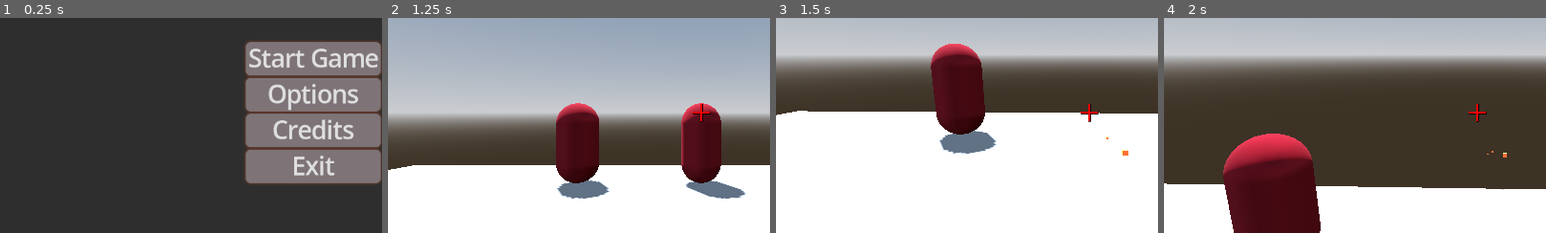
Above: before the commit, frames 1-4 (left to right).
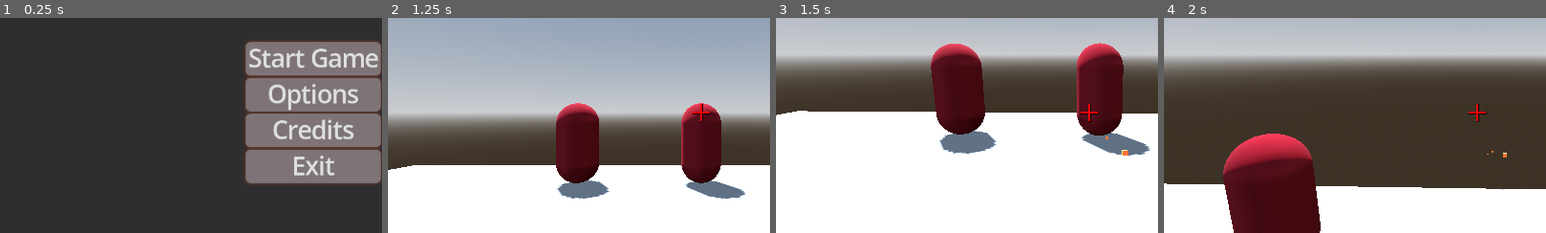
Above: after the commit, the same moments.

Repository: Redii9/Projekt_Gra_FPS
Game: Godot game, scene res://Scenes/menu.tscn
Same seed, same stepped clock (60 frames per second), same inputs: the game is played once before the commit and once after it.
Inputs (mouse positions are % of the whole screen's width and height, from its top left):
- Up to frame 1 (0.25 s): no input
- Up to frame 2 (1.25 s): click "Start Game" at 0.5 s
- Up to frame 3 (1.5 s): tap Enter at 1.25 s; move the mouse to (49, 52) at 1.27 s; press the mouse at (49, 52) at 1.28 s; hold W (forward) from 1.28 s (still down)
- Up to frame 4 (2 s): keep holding W (forward); tap Space (jump) at 1.52 s
The pictures show only the part of the screen within x 9-59%, y 28-78%; the shares and areas given below are measured in that part.

Frames 1-2 are identical in both runs. In frame 3, 5.7% of the frame differs, in the area x 78-98%, y 11-65%; in frame 4, nothing differs.

Commit message:
Zmieniono raycast na pociski
- Zmieniono aby kolizja z wrogiem była na pociskach

Diff:
--- a/Scenes/bullet.tscn
+++ b/Scenes/bullet.tscn
@@ -11,7 +11,7 @@
 emission = Color(0.978937, 0.0152184, 3.85046e-07, 1)
 emission_energy_multiplier = 5.0
 
-[node name="Bullet" type="Node3D" node_paths=PackedStringArray("bullet", "raycast")]
+[node name="Bullet" type="Node3D" node_paths=PackedStringArray("bullet", "raycast") groups=["player"]]
 script = ExtResource("1_xjght")
 bullet = NodePath("MeshInstance3D")
 raycast = NodePath("RayCast3D")
--- a/Scenes/gun.tscn
+++ b/Scenes/gun.tscn
@@ -9,7 +9,7 @@
 [sub_resource type="BoxMesh" id="BoxMesh_nxj5y"]
 material = SubResource("StandardMaterial3D_3dt2y")
 
-[node name="Gun" type="Node3D"]
+[node name="Gun" type="Node3D" groups=["player"]]
 
 [node name="MeshInstance3D" type="MeshInstance3D" parent="."]
 transform = Transform3D(0.0874328, 0, 0, 0, 0.117076, 0, 0, 0, 0.659857, 0, 0, 0)
--- a/Scripts/bullet.gd
+++ b/Scripts/bullet.gd
@@ -4,6 +4,8 @@
 
 @export var bullet: MeshInstance3D
 @export var raycast: RayCast3D
+
+@export var damage: int = 10
 
 func _process(delta: float) -> void:
 	position += transform.basis * Vector3(0, 0, -SPEED) * delta
@@ -13,6 +15,13 @@
 			bullet.visible = false
 			queue_free()
 
+	if raycast.is_colliding():
+		var target = raycast.get_collider()
+		print("Collided with: ", target.name)
+		if target.is_in_group("enemy"):
+			print("collided")
+			target.take_damage(damage)
+
 
 func _on_timer_timeout() -> void:
 	queue_free()
--- a/Scripts/player.gd
+++ b/Scripts/player.gd
@@ -5,7 +5,6 @@
 @export var gravity: float = 9.8
 @export var mouse_sensitivity: float = 0.002
 
-@export var damage: int = 10
 @export var fire_rate: float = 0.1
 @export var max_distance: float = 100.0
 
@@ -62,12 +61,6 @@
 		return
 
 	print("shooted")
-	if raycast.is_colliding():
-		var target = raycast.get_collider()
-		print("Collided with: ", target.name)
-		if target.is_in_group("enemy"):
-			print("collided")
-			target.take_damage(damage)
 
 	can_shoot = false
 	await get_tree().create_timer(fire_rate).timeout
